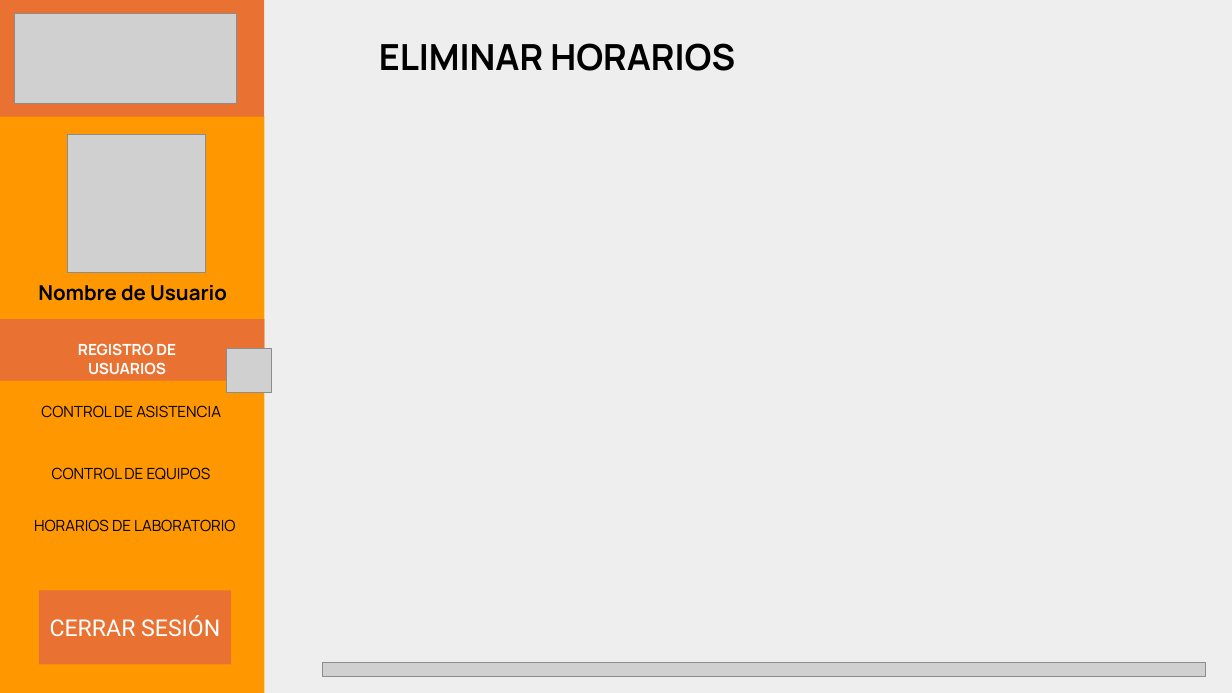
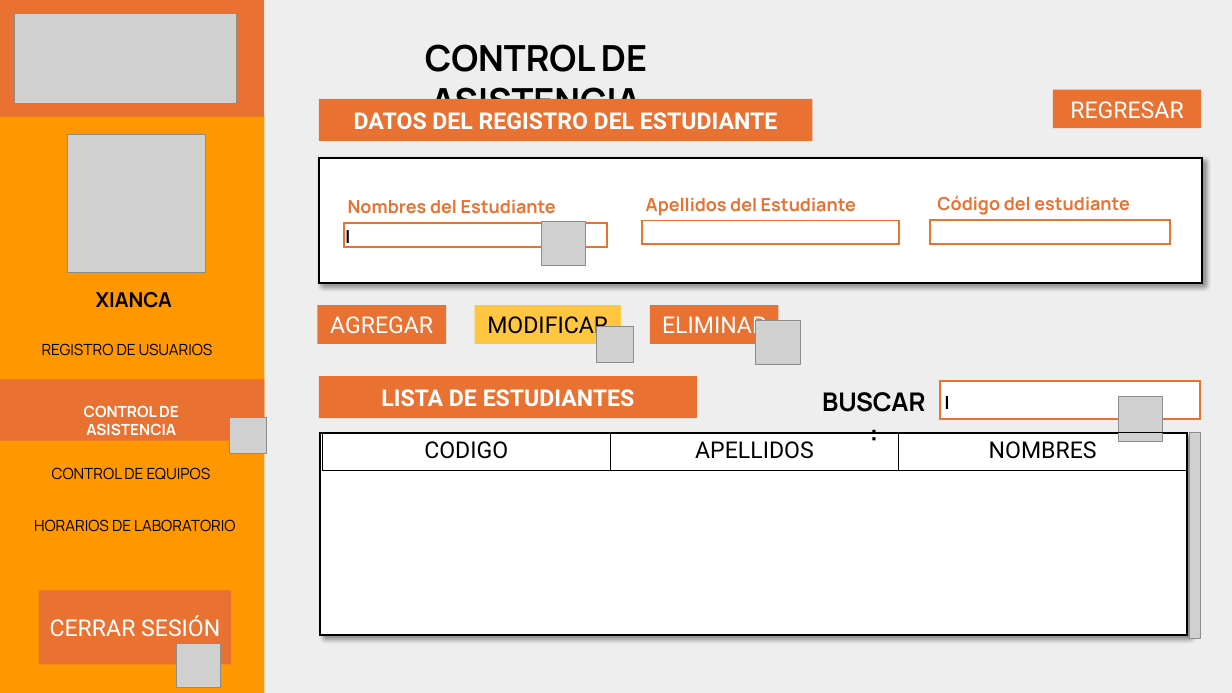
Before and after one commit to cotanol/ProyectoAsistenciaUNFV, a slide deck: slide 15 of GUIDESIGN.pptx. Drawn at 1232x693 pixels with LibreOffice and Linux fonts; fonts in the diff are those of the drawing; grey boxes stand for pictures; background and template pictures are left out. Boxes give left, top, right and bottom in pixels: in the first picture for what was removed or moved away, otherwise in the second. Text is boxed around its words. In the diff, an @@ line names an element or a change of style, - is before the commit and + after.

```diff
--- a/GUIDESIGN.pptx
+++ b/GUIDESIGN.pptx
@@ text removed at (379, 43, 735, 71) @@
-ELIMINAR HORARIOS
@@ text added at (425, 44, 647, 124), 28 pt, text #000000, bold @@
+CONTROL DE ASISTENCIA
@@ rectangle added at (319, 99, 812, 141), fill #E97132, 18 pt, text #FFFFFF, bold @@
+DATOS DEL REGISTRO DEL ESTUDIANTE
@@ rectangle added at (1054, 90, 1202, 128), fill #E97132, 18 pt, text #FFFFFF @@
+REGRESAR
@@ rectangle added at (319, 158, 1202, 283), fill #FFFFFF, outline #000000 1.5 pt @@
@@ text added at (348, 199, 556, 214), 14 pt, text #E97132, bold @@
+Nombres del Estudiante
@@ text added at (646, 197, 856, 216), 14 pt, text #E97132, bold @@
+Apellidos del Estudiante
@@ text added at (937, 195, 1129, 215), 14 pt, text #E97132, bold @@
+Código del estudiante
@@ text added at (341, 221, 354, 252), 14 pt, text #000000, bold @@
+|
@@ rectangle added at (345, 223, 608, 247), fill #FFFFFF, outline #E97132 1.5 pt @@
@@ picture: place and size @@
-picture at (227, 348, 272, 393)
+picture at (542, 221, 586, 265)
@@ rectangle added at (642, 221, 899, 245), fill #FFFFFF, outline #E97132 1.5 pt @@
@@ rectangle added at (930, 220, 1169, 244), fill #FFFFFF, outline #E97132 1.5 pt @@
@@ text removed at (38, 285, 227, 301) @@
-Nombre de Usuario
@@ text added at (96, 292, 172, 308), 16 pt, text #000000, bold @@
+XIANCA
@@ rectangle added at (318, 305, 446, 344), fill #E97132, 18 pt, text #FFFFFF @@
+AGREGAR
@@ rectangle added at (475, 305, 621, 344), fill #FFC642, 18 pt, text #000000 @@
+MODIFICAR
@@ picture added at (597, 326, 634, 363) @@
@@ rectangle added at (650, 305, 778, 344), fill #E97132, 18 pt, text #FFFFFF @@
+ELIMINAR
@@ picture added at (756, 320, 800, 364) @@
@@ text "REGISTRO DE USUARIOS" at (42, 343, 213, 356): text colour #FFFFFF to #000000, bold off @@
@@ rectangle: place and size @@
-rectangle at (0, 319, 264, 381)
+rectangle at (0, 379, 264, 441)
@@ rectangle added at (319, 376, 697, 419), fill #E97132, 18 pt, text #FFFFFF, bold @@
+LISTA DE ESTUDIANTES
@@ rectangle added at (941, 382, 1201, 420), fill #FFFFFF, outline #E97132 1.5 pt @@
@@ text added at (941, 387, 954, 419), 14 pt, text #000000, bold @@
+|
@@ text "CONTROL DE ASISTENCIA" at (84, 405, 179, 435): text colour #000000 to #FFFFFF, bold on @@
@@ picture added at (230, 418, 267, 454) @@
@@ text added at (822, 392, 926, 412), 20 pt, text #000000, bold @@
+BUSCAR :
@@ picture added at (1118, 396, 1163, 441) @@
@@ rectangle added at (320, 433, 1187, 635), fill #FFFFFF, outline #000000 1.5 pt @@
@@ table added at (323, 433, 1188, 471), 1 rows, 3 columns @@
+CODIGO | APELLIDOS | NOMBRES
@@ picture at (1190, 433, 1200, 638): rotation 0 to 270 degrees @@
@@ picture added at (177, 643, 221, 688) @@
```
Also in this commit, not shown: 6 other slides changed, 13 slides added, 5 slides removed, 11 other files.
